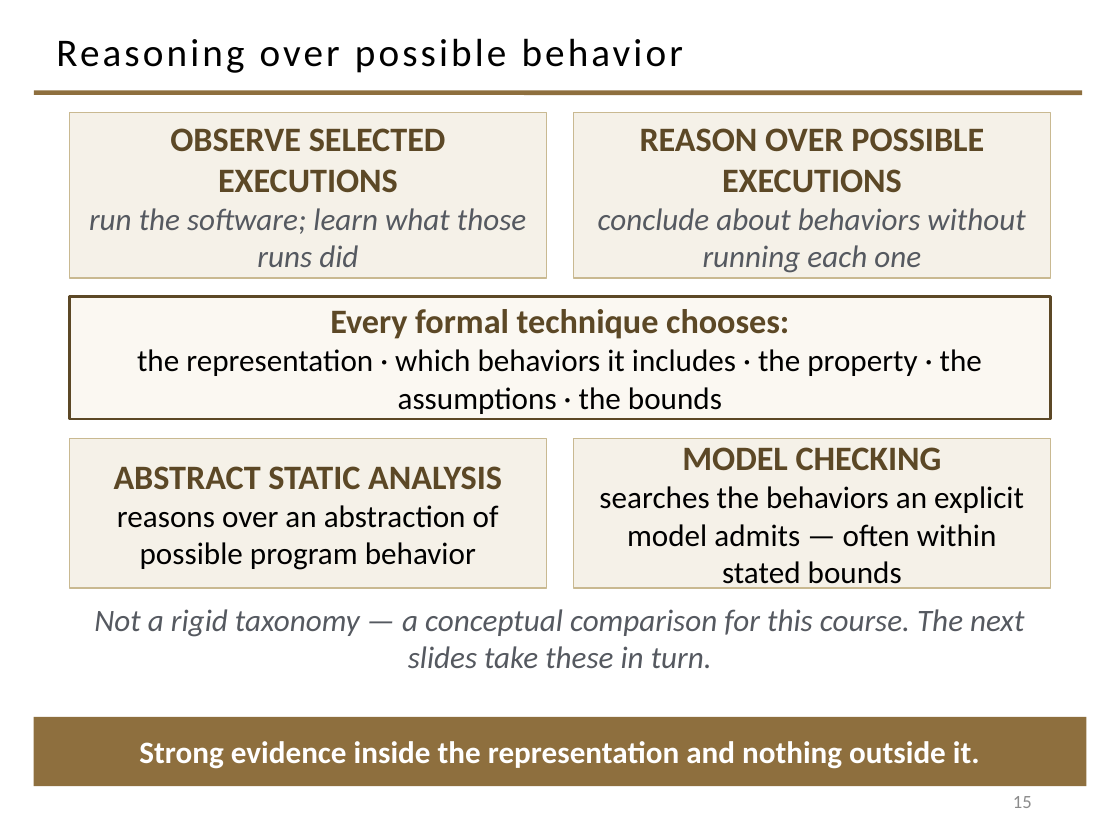
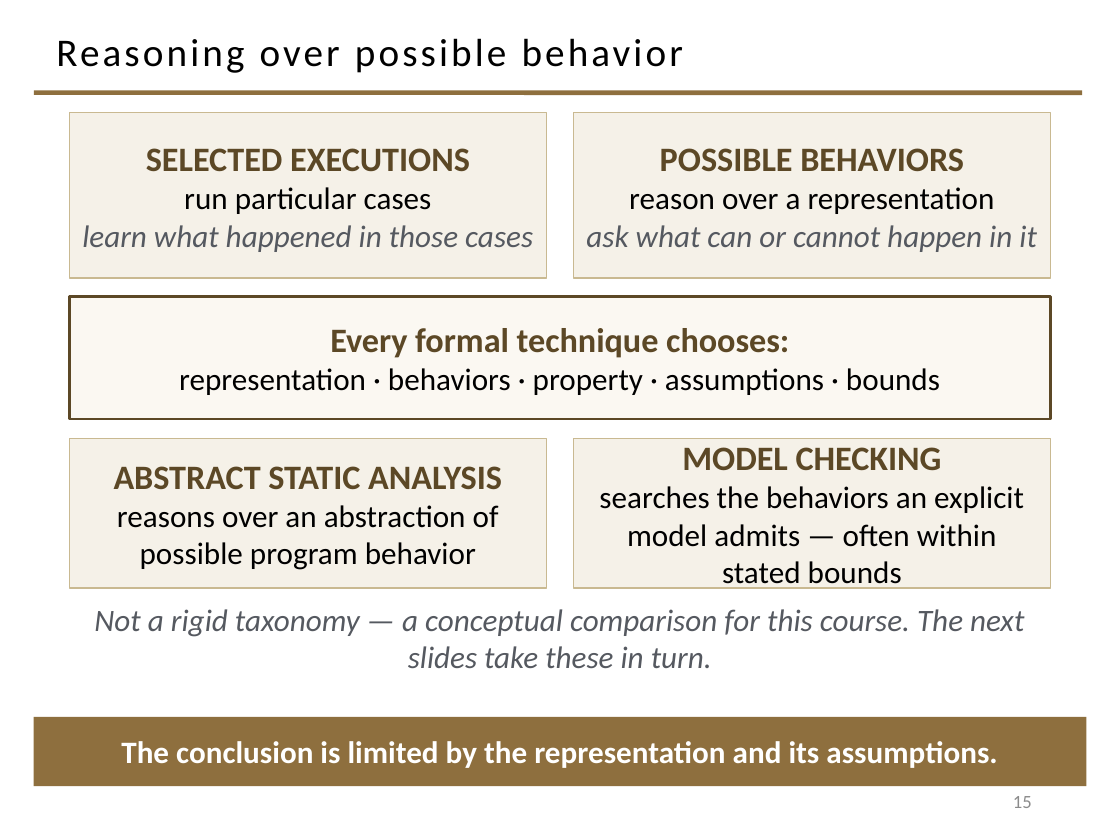
Before and after one commit to davisjam/model-based-agentic-software-engineering, a slide deck: slide 15 of course/lectures/act-1-foundations/08-validation/1-8-Validation.pptx. Drawn at 1120x840 pixels with LibreOffice and Linux fonts; fonts in the diff are those of the drawing; background and template pictures are left out. Boxes give left, top, right and bottom in pixels: in the first picture for what was removed or moved away, otherwise in the second. Text is boxed around its words. In the diff, an @@ line names an element or a change of style, - is before the commit and + after.

```diff
--- a/course/lectures/act-1-foundations/08-validation/1-8-Validation.pptx
+++ b/course/lectures/act-1-foundations/08-validation/1-8-Validation.pptx
@@ text in rectangle at box(82, 148, 533, 252): text changed; italic off @@
-OBSERVE SELECTED EXECUTIONS
-run the software; learn what those runs did
+SELECTED EXECUTIONS
+run particular cases
+learn what happened in those cases
@@ text in rectangle at box(586, 148, 1037, 252): text changed; italic off @@
-REASON OVER POSSIBLE EXECUTIONS
-conclude about behaviors without running each one
+POSSIBLE BEHAVIORS
+reason over a representation
+ask what can or cannot happen in it
@@ text in rectangle at box(179, 368, 940, 395): text changed @@
-the representation · which behaviors it includes · the property · the assumptions · the bounds
+representation · behaviors · property · assumptions · bounds
@@ text in rectangle at box(121, 741, 997, 768): text changed @@
-Strong evidence inside the representation and nothing outside it.
+The conclusion is limited by the representation and its assumptions.
```
Also in this commit, not shown: 9 other slides changed.
